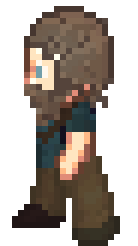
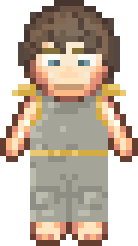
Comparing the layer stacks of the two 138 × 246 images. Changes:
"Layer 1": blend normal → dissolve, moved it above "Layer 0", painted on it over (12, 6, 126, 246)
renamed "Layer 1 copy" to "Layer 0", opacity 34% → 100%, blend multiply → normal, painted on it over (0, 0, 138, 246)
removed layer "hair" (1st of 2) over (24, 6, 114, 108)
removed layer "face" (1st of 2) over (24, 60, 72, 126)
removed layer "top" (1st of 2) over (36, 102, 96, 168)
removed layer "trousers" (1st of 2) (was 97%) over (30, 156, 114, 228)
removed layer "boots" (1st of 2) over (12, 204, 120, 246)
